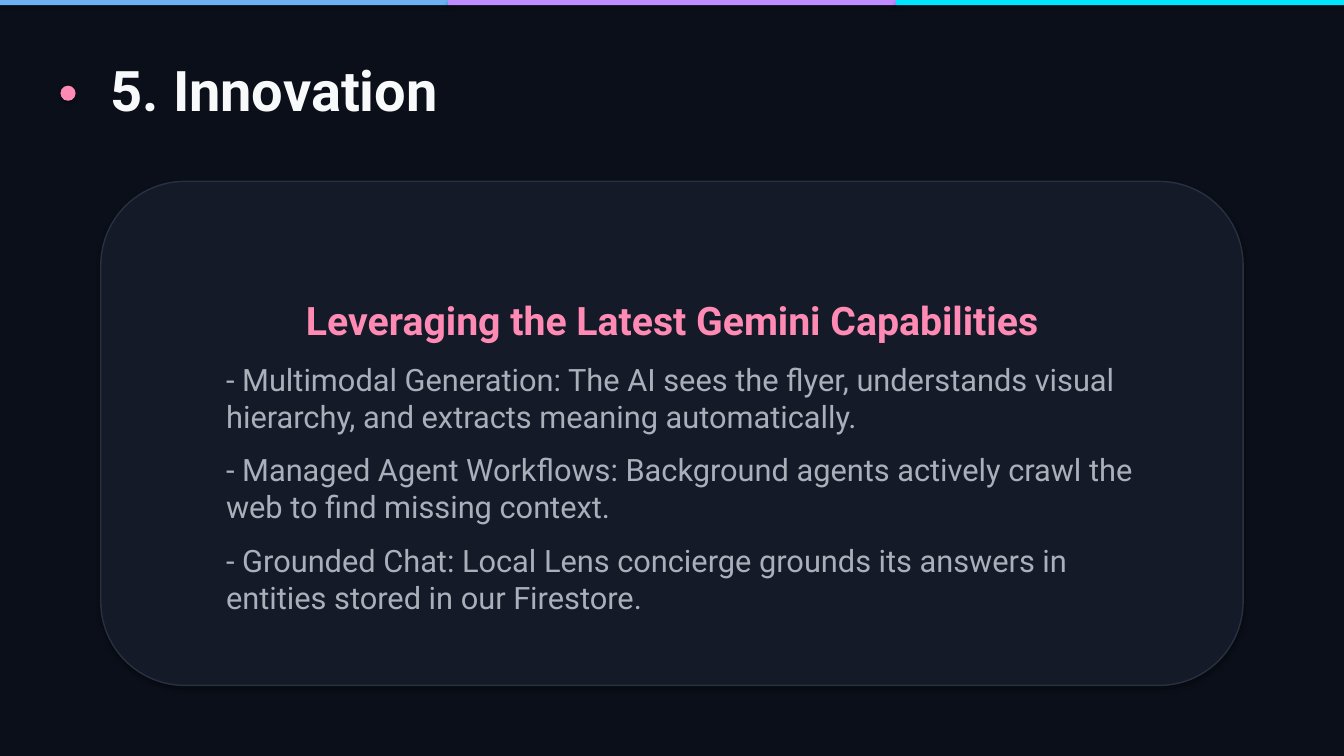
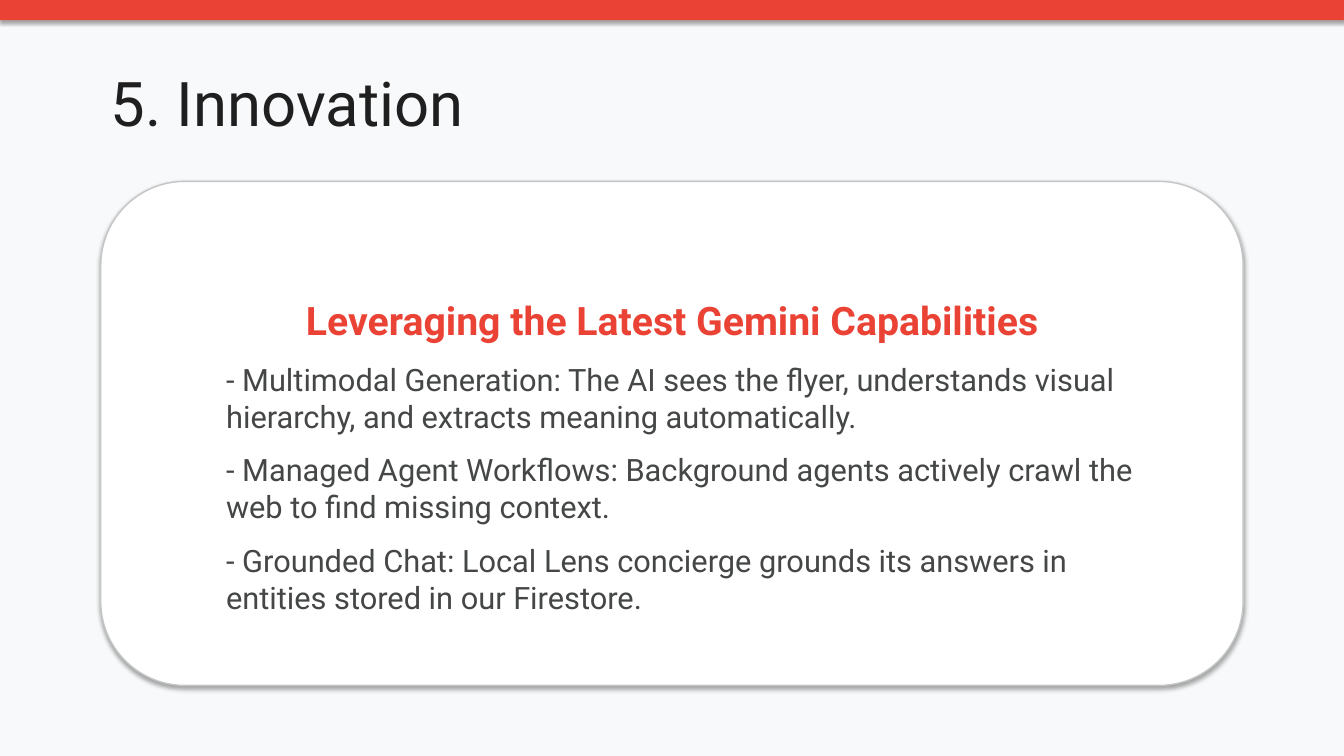
Before and after one commit to sad-squid/gemini-demo, a slide deck: slide 6 of docs/Local_Lens_Pitch_Deck.pptx. Drawn at 1344x756 pixels with LibreOffice and Linux fonts; fonts in the diff are those of the drawing. Boxes give left, top, right and bottom in pixels: in the first picture for what was removed or moved away, otherwise in the second. Text is boxed around its words. In the diff, an @@ line names an element or a change of style, - is before the commit and + after.

Commit message:
fix: Address review gaps (PulseFeed images, schemas, unique ids, firestore)

```diff
--- a/docs/Local_Lens_Pitch_Deck.pptx
+++ b/docs/Local_Lens_Pitch_Deck.pptx
@@ background #0B0F19 to #F8F9FA @@
@@ rectangle: place and size @@
-rectangle at bbox=[0, 0, 448, 5]
+rectangle at bbox=[0, 0, 1344, 20]
@@ rectangle at bbox=[0, 0, 1344, 20]: fill #6AB0F3 to #EA4335 @@
@@ rectangle removed at bbox=[448, 0, 895, 5] @@
@@ rectangle removed at bbox=[896, 0, 1344, 5] @@
@@ ellipse removed at bbox=[60, 86, 76, 101] @@
@@ text "5. Innovation": place and size @@
-text "5. Innovation" at bbox=[111, 69, 438, 112]
+text "5. Innovation" at bbox=[111, 81, 463, 127]
@@ text "5. Innovation" at bbox=[111, 81, 463, 127]: size 40 to 44 pt, text colour #F8F9FA to #1F1F1F, bold off @@
@@ rounded rectangle "Leveraging the Latest Gemini Capabilities" at bbox=[101, 181, 1243, 686]: text colour #FF8AB3 to #EA4335 in "Leveraging the Latest Gemini Capabilities"; text colour #A8B0B9 to #444746 in "- Multimodal Generation: The AI sees the ...", "- Managed Agent Workflows: Background agents actively ...", "- Grounded Chat: Local Lens concierge grounds ..."; fill #141A28 to #FFFFFF; outline #283041 1 pt to #C4C7C5 1 pt @@
```
Also in this commit, not shown: 8 other slides changed, 8 other files.
